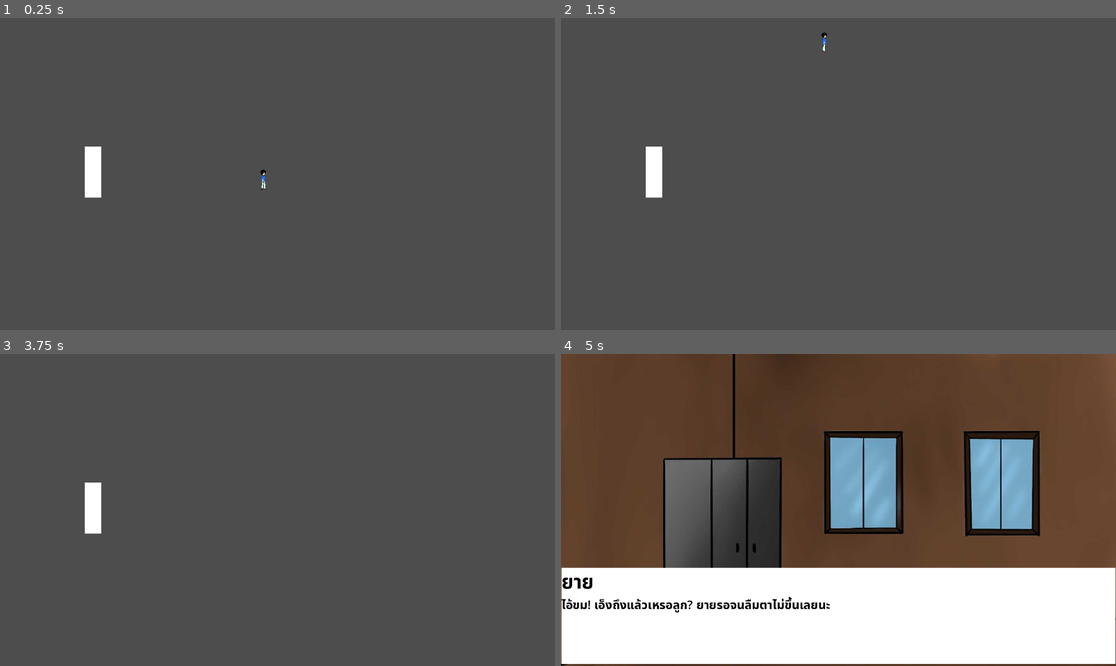
Above: before the commit, frames 1-4 (two rows, left to right).
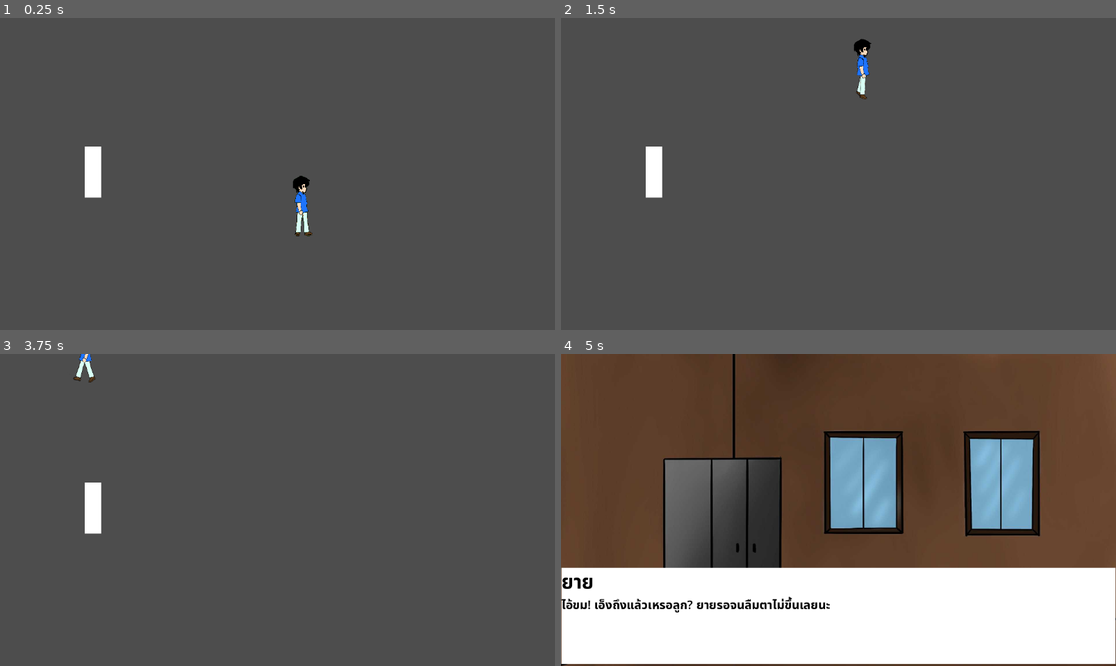
Above: after the commit, the same moments.

Repository: HeHHeyboi/BakChangKhom
Game: Godot game, scene res://Scene/MainGame.tscn
Two runs of this game, one before a commit and one after it. Both use one fixed random seed, a clock stepped at 60 frames per second and the inputs below. The project has no main scene, so this scene is started directly.
Inputs (mouse positions are in pixels of both pictures, inside the frame that each line leads up to):
- Up to frame 1 (0.25 s): no input
- Up to frame 2 (1.5 s): tap Enter at 0.5 s; move the mouse to (810, 236) at 0.52 s; hold W (up) from 0.53 s (still down); tap E at 0.6, 1.35 s; click (810, 236) at 0.67 s; move the mouse to (1005, 220) at 1.27 s
- Up to frame 3 (3.75 s): move the mouse to (111, 463) at 2.02 s; release W (up) at 2.03 s; hold A (left) 2.03-3.53 s; tap E at 2.1, 2.85, 3.6 s; tap Space at 2.75 s; move the mouse to (305, 510) at 2.77 s; click (305, 510) at 2.92 s; tap Enter at 3.5 s; move the mouse to (194, 432) at 3.52 s; hold S (down) from 3.53 s (still down)
- Up to frame 4 (5 s): move the mouse to (960, 494) at 4.27 s; release S (down) at 4.28 s; hold D (right) from 4.28 s (still down); tap E at 4.35 s

The runs differ from the first frame. In frame 1, 0.4% of the frame differs, in the area x 46-57%, y 48-70%; in frame 2, 0.4%; in frame 3, 0.2%; in frame 4, nothing differs.

Commit message:
Fix player animation and increase player size

Diff:
--- a/Scene/MainGame.tscn
+++ b/Scene/MainGame.tscn
@@ -7,8 +7,8 @@
 [node name="MainGame" type="Node2D"]
 script = ExtResource("1_j7jl5")
 
-[node name="Player" parent="." instance=ExtResource("1_qop27")]
-position = Vector2(547, 334)
-
 [node name="SimpleNpc" parent="." instance=ExtResource("2_cp47j")]
 position = Vector2(193, 320)
+
+[node name="Player" parent="." instance=ExtResource("1_qop27")]
+position = Vector2(627, 385)
--- a/Scene/Player.tscn
+++ b/Scene/Player.tscn
@@ -1,10 +1,11 @@
-[gd_scene load_steps=7 format=3 uid="uid://bv27tmq83wldi"]
+[gd_scene load_steps=8 format=3 uid="uid://bv27tmq83wldi"]
 
 [ext_resource type="Script" uid="uid://bgcojx67cfifn" path="res://Scripts/player.gd" id="1_6l3be"]
 [ext_resource type="Texture2D" uid="uid://f8hat001vjxm" path="res://Assets/SpriteSheets/Walk_Khom.png" id="2_3eeal"]
+[ext_resource type="Texture2D" uid="uid://dq5jqn8qpy53p" path="res://Assets/SpriteSheets/Idle.png" id="2_jvxg0"]
 
 [sub_resource type="RectangleShape2D" id="RectangleShape2D_6l3be"]
-size = Vector2(14, 43)
+size = Vector2(52, 131)
 
 [sub_resource type="Animation" id="Animation_jvxg0"]
 length = 0.001
@@ -18,7 +19,7 @@
 "times": PackedFloat32Array(0),
 "transitions": PackedFloat32Array(1),
 "update": 1,
-"values": [ExtResource("2_3eeal")]
+"values": [ExtResource("2_jvxg0")]
 }
 tracks/1/type = "value"
 tracks/1/imported = false
@@ -42,7 +43,7 @@
 "times": PackedFloat32Array(0),
 "transitions": PackedFloat32Array(1),
 "update": 1,
-"values": [1]
+"values": [5]
 }
 tracks/3/type = "value"
 tracks/3/imported = false
@@ -54,7 +55,7 @@
 "times": PackedFloat32Array(0),
 "transitions": PackedFloat32Array(1),
 "update": 1,
-"values": [7]
+"values": [4]
 }
 tracks/4/type = "value"
 tracks/4/imported = false
@@ -144,15 +145,16 @@
 script = ExtResource("1_6l3be")
 
 [node name="CollisionShape2D" type="CollisionShape2D" parent="."]
-position = Vector2(0, 1.5)
+position = Vector2(0, 5.5)
 shape = SubResource("RectangleShape2D_6l3be")
 
 [node name="Idle" type="Sprite2D" parent="."]
 texture_filter = 1
 position = Vector2(4.76837e-07, 3.8147e-06)
-scale = Vector2(0.0833333, 0.0964286)
-texture = ExtResource("2_3eeal")
-vframes = 7
+scale = Vector2(0.25, 0.29)
+texture = ExtResource("2_jvxg0")
+hframes = 5
+vframes = 4
 region_rect = Rect2(0, 0, 500, 3496)
 
 [node name="AnimationPlayer" type="AnimationPlayer" parent="Idle"]
--- a/Scripts/player.gd
+++ b/Scripts/player.gd
@@ -10,11 +10,6 @@
 
 # TODO: เมื่อเข้า Dialog อาจจะต้อง Disable Player Input ทั้งหมด
 # อาจจะต้องใช้ Signal หรือ GameManager
-
-
-func _ready() -> void:
-	sprite.hframes = 5
-	sprite.vframes = 4
 
 
 func _process(_delta: float) -> void:
@@ -51,8 +46,9 @@
 	if dir != Vector2.ZERO:
 		anim.play("Walk")
 	else:
-		anim.stop()
-		sprite.texture = idle
-		sprite.hframes = 5
-		sprite.vframes = 4
-		sprite.region_enabled = false
+		if anim.is_playing():
+			anim.stop()
+			sprite.texture = idle
+			sprite.hframes = 5
+			sprite.vframes = 4
+			sprite.region_enabled = false
